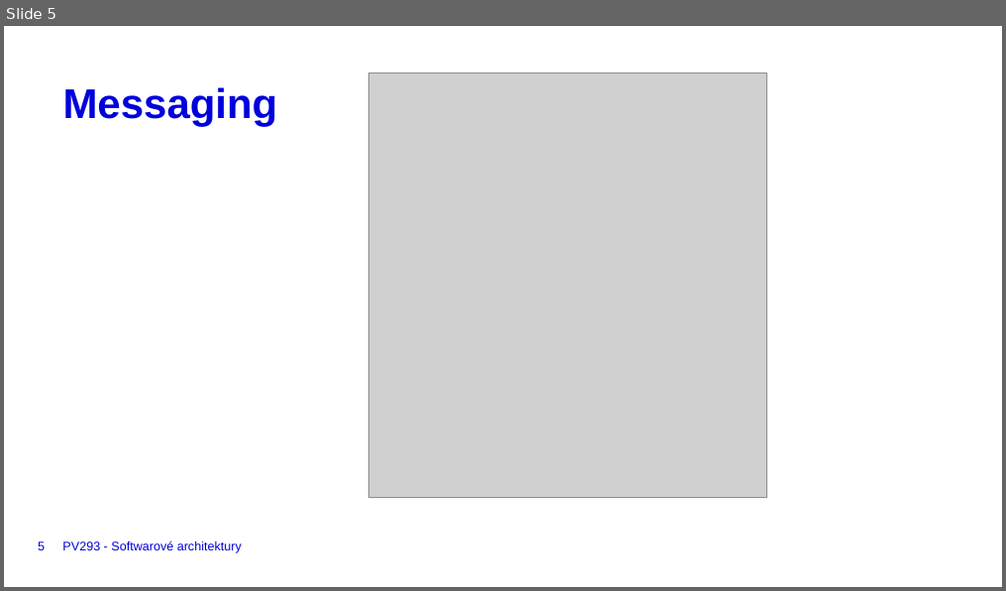
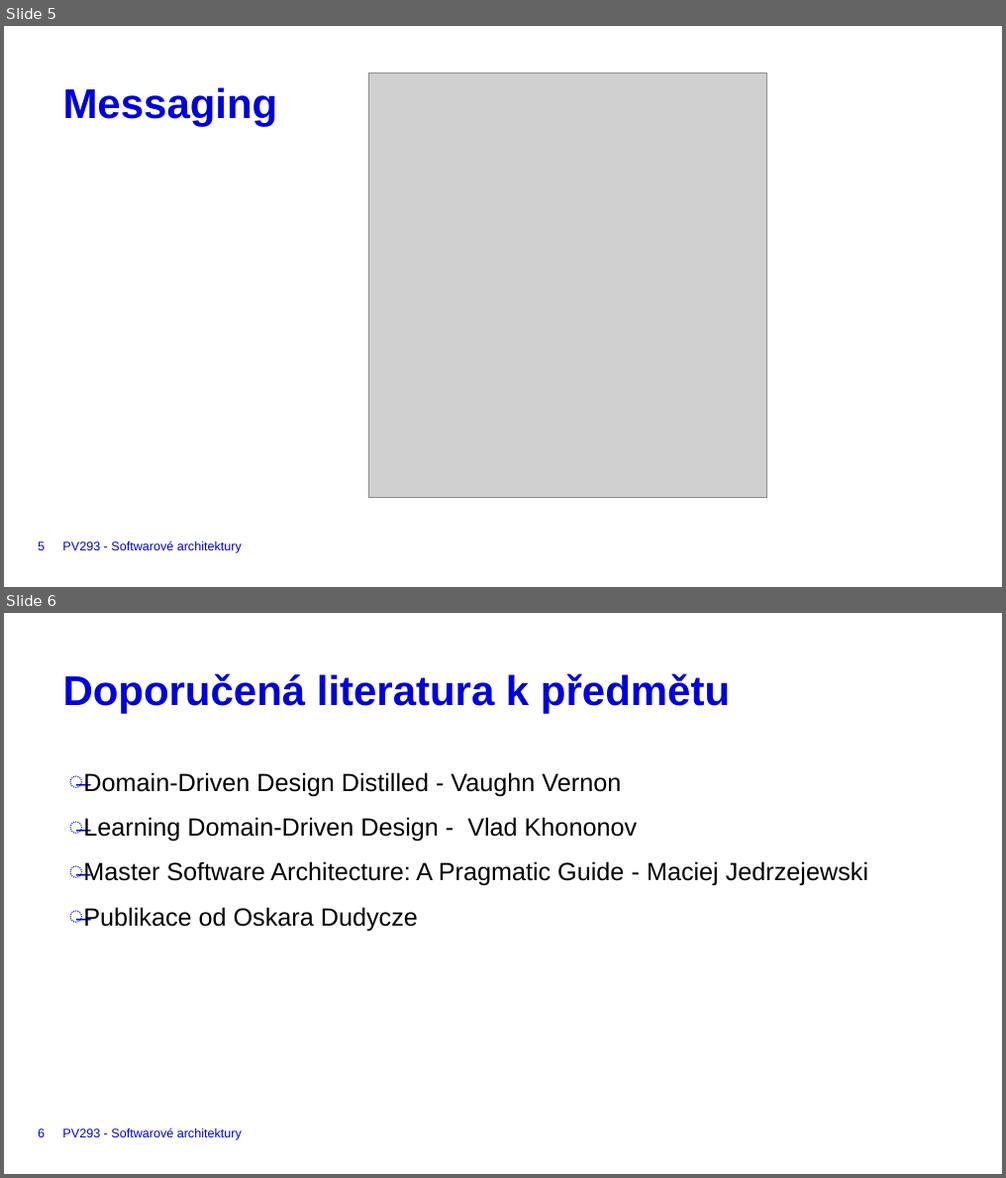
Before and after one commit to Jatasi98/PV293-Seminar, a slide deck: Presentations/Presentation08.pptx. Shown one above the other, each under a label of ours: slide 5 before the commit, slides 5 and 6 after it. The pictures are 1006x591 and 1006x1178 pixels, drawn with LibreOffice and Linux fonts; fonts in the diff are those of the drawing; grey boxes stand for pictures; background and template pictures are left out. Boxes give left, top, right and bottom in pixels: in the first picture for what was removed or moved away, otherwise in the second. Text is boxed around its words. In the diff, an @@ line names an element or a change of style, - is before the commit and + after.

```diff
--- a/Presentations/Presentation08.pptx
+++ b/Presentations/Presentation08.pptx
@@ slide 6 added at [4, 613, 1002, 1174], background #FFFFFF @@
@@ title added at [63, 673, 730, 713], 40 pt, text #0000DC, bold @@
+Doporučená literatura k předmětu
@@ text added at [68, 772, 868, 931], 24 pt, text #000000 @@
+̶ Domain-Driven Design Distilled - Vaughn Vernon
+̶ Learning Domain-Driven Design - Vlad Khononov
+̶ Master Software Architecture: A Pragmatic Guide - Maciej Jedrzejewski
+̶ Publikace od Oskara Dudycze
@@ page number added at [38, 1129, 45, 1138], 12 pt, text #0000DC @@
+6
@@ text added at [62, 1128, 242, 1141], 12 pt, text #0000DC @@
+PV293 - Softwarové architektury
```
Also in this commit, not shown: 1 other file.
